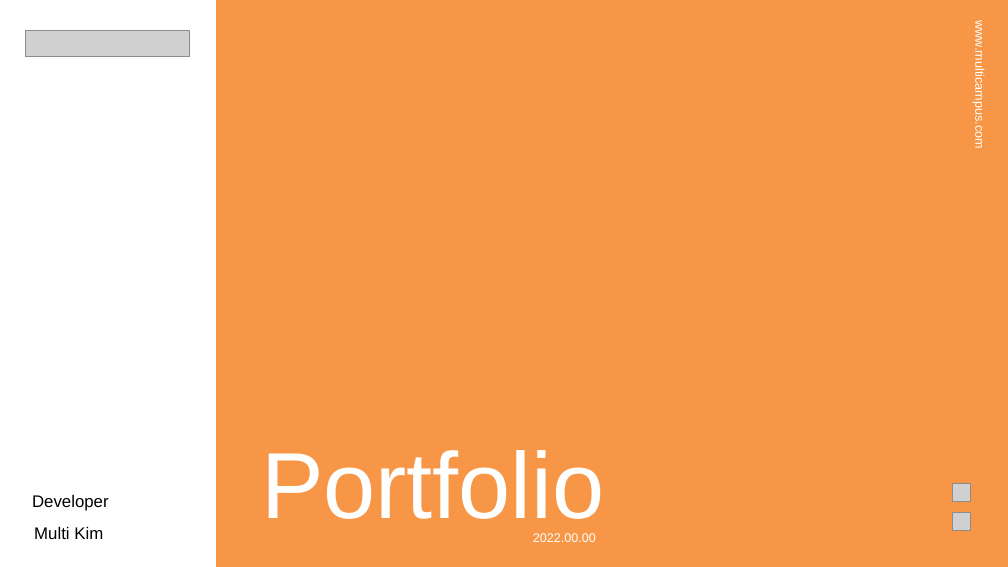
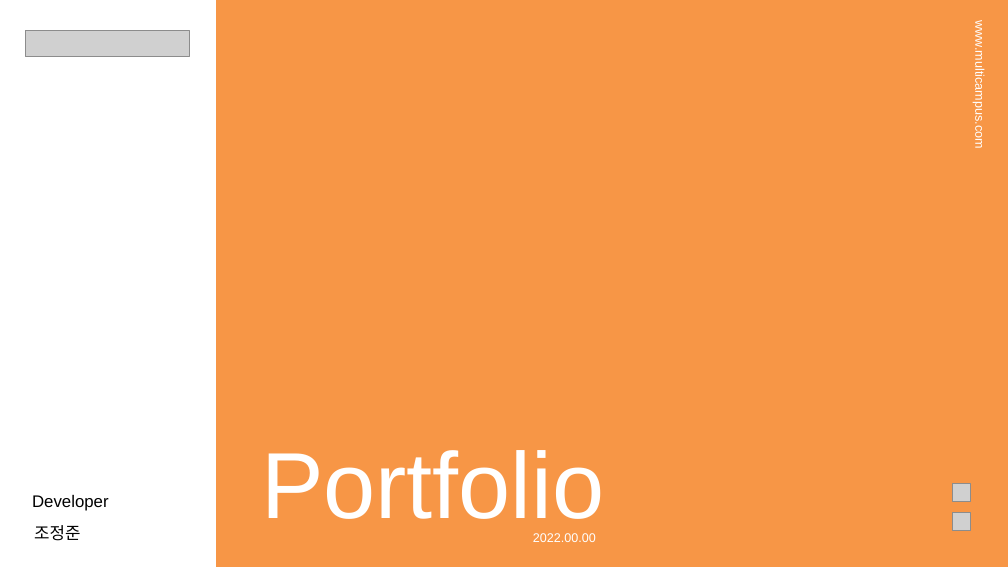
Before and after one commit to JeongJoonCho/TIL, a slide deck: slide 1 of 포트폴리오/(new) 멀티캠퍼스_Portfolio_form(이름).pptx. Drawn at 1008x567 pixels with LibreOffice and Linux fonts; fonts in the diff are those of the drawing; grey boxes stand for pictures. Boxes give left, top, right and bottom in pixels: in the first picture for what was removed or moved away, otherwise in the second. Text is boxed around its words. In the diff, an @@ line names an element or a change of style, - is before the commit and + after.

```diff
--- a/포트폴리오/(new) 멀티캠퍼스_Portfolio_form(이름).pptx
+++ b/포트폴리오/(new) 멀티캠퍼스_Portfolio_form(이름).pptx
@@ text at [34,525,80,541]: text changed @@
-Multi Kim
+조정준
```
Also in this commit, not shown: 4 other slides changed.
